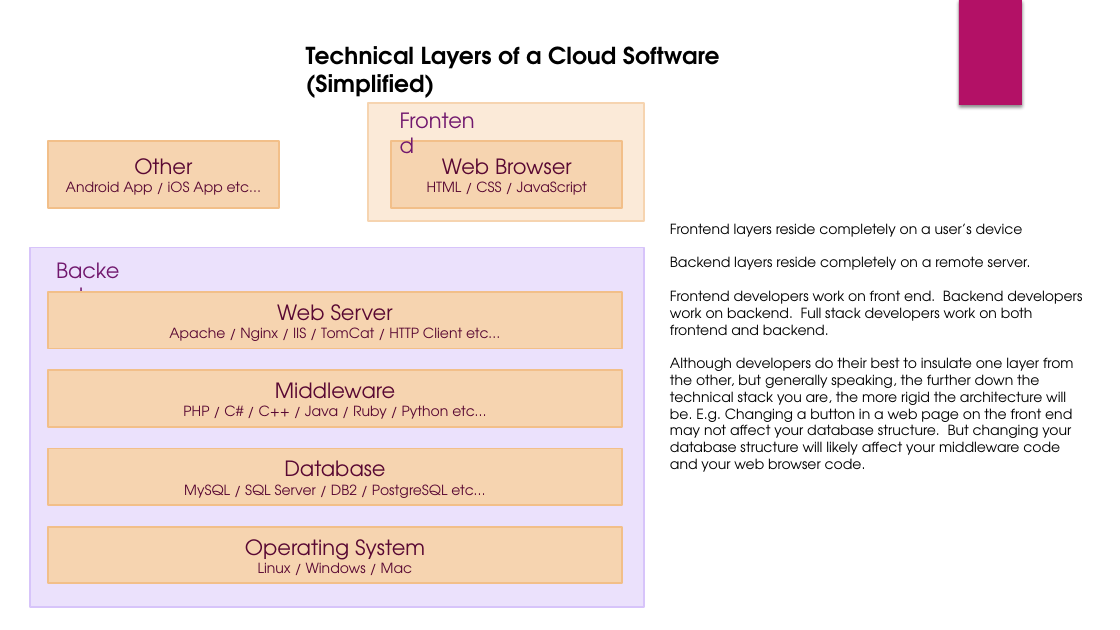
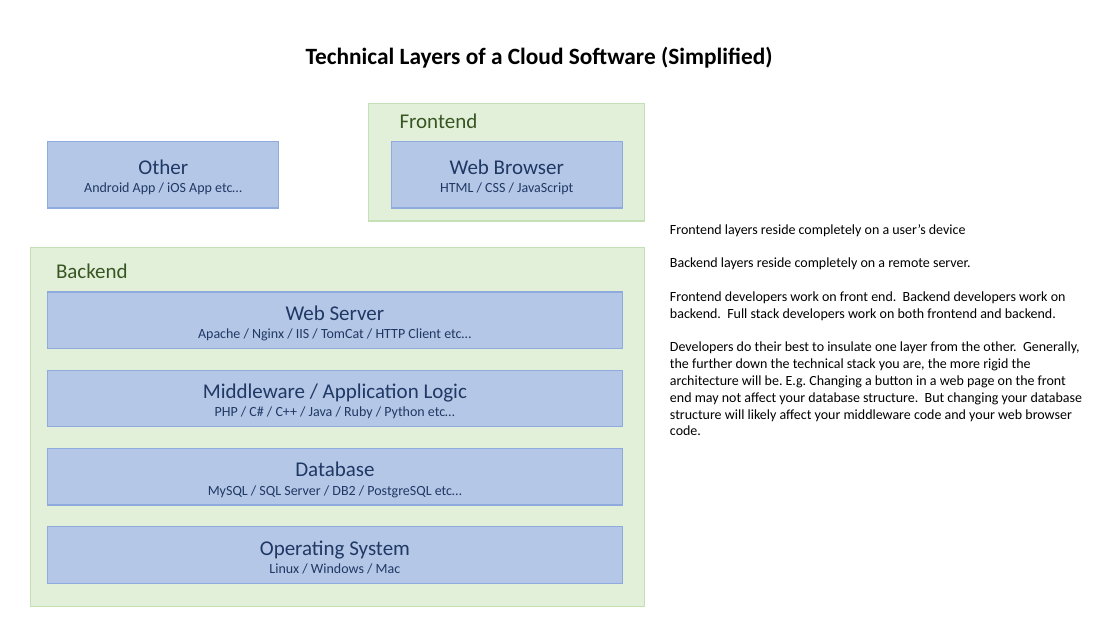
Before and after one commit to evermight/fullstack-training, a slide deck: slide 29 of crash-course/20230624-shell-js-python-php/fundamentals-of-coding.pptx (slide 9 before the commit). Drawn at 1120x630 pixels with LibreOffice and Linux fonts; fonts in the diff are those of the drawing. Boxes give left, top, right and bottom in pixels: in the first picture for what was removed or moved away, otherwise in the second. Text is boxed around its words. In the diff, an @@ line names an element or a change of style, - is before the commit and + after.

```diff
--- a/crash-course/20230624-shell-js-python-php/fundamentals-of-coding.pptx
+++ b/crash-course/20230624-shell-js-python-php/fundamentals-of-coding.pptx
@@ rectangle removed at box(959, 0, 1022, 105) @@
@@ text "Technical Layers of a Cloud ..." at box(306, 47, 773, 68): font TeX Gyre Adventor to Calibri @@
@@ rectangle at box(368, 103, 644, 221): fill #FBEAD8 to #E2F0D9; outline #F6D4B0 1.5 pt to #C5E0B4 1 pt @@
@@ text "Frontend" at box(400, 113, 478, 128): font TeX Gyre Adventor to Calibri, text colour #71186E to #385723 @@
@@ text at box(670, 224, 1066, 321): font TeX Gyre Adventor to Calibri in "Frontend layers reside completely on a user’s ...", "Backend layers reside completely on a remote ...", "Frontend developers work on front end. Backend ..." @@
@@ rectangle at box(30, 248, 644, 607): fill #EBE1FC to #E2F0D9; outline #D7C4FA 1.5 pt to #C5E0B4 1 pt @@
@@ text "Backend" at box(56, 263, 128, 278): font TeX Gyre Adventor to Calibri, text colour #71186E to #385723 @@
@@ font TeX Gyre Adventor to Calibri, text colour #5A0833 to #203864; fill #F6D4B0 to #B4C7E7; outline #F2BF89 1.5 pt to #8FAADC 1 pt in 5 elements at box(48, 449, 623, 505), box(48, 527, 623, 583), box(392, 141, 623, 208), box(48, 141, 279, 208), box(48, 292, 623, 349) @@
@@ text at box(670, 341, 1083, 435): text changed; font TeX Gyre Adventor to Calibri @@
-Although developers do their best to insulate one layer from the other, but generally speaking, the further down the technical stack you are, the more rigid the architecture will be. E.g. Changing a button in a web page on the front end may not affect your database structure. But changing your database structure will likely affect your middleware code and your web browser code.
+Developers do their best to insulate one layer from the other. Generally, the further down the technical stack you are, the more rigid the architecture will be. E.g. Changing a button in a web page on the front end may not affect your database structure. But changing your database structure will likely affect your middleware code and your web browser code.
@@ rectangle "Middleware / Application Logic PHP ..." at box(48, 371, 623, 427): fill #F6D4B0 to #B4C7E7; outline #F2BF89 1.5 pt to #8FAADC 1 pt @@
@@ text in rectangle at box(203, 383, 467, 418): text changed; font TeX Gyre Adventor to Calibri; text colour #5A0833 to #203864 @@
-Middleware
-PHP / C# / C++ / Java / Ruby / Python etc…
+Middleware / Application Logic
+PHP / C# / C++ / Java / Ruby / Python etc…
```
Also in this commit, not shown: 6 other slides changed, 22 slides added, 10 slides removed, 18 other files.
